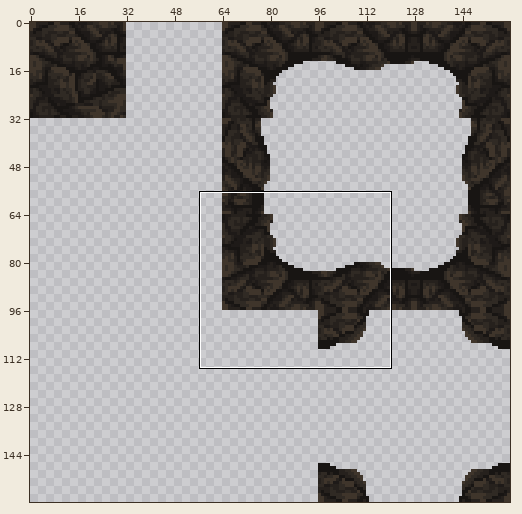
File history of a sprite sheet, Project/Shadow Blasters/Assets/Tilesets/Cave/cave background.png. Above: a wide view before the commit, with the close-up outlined.
Close-up. Earlier state:
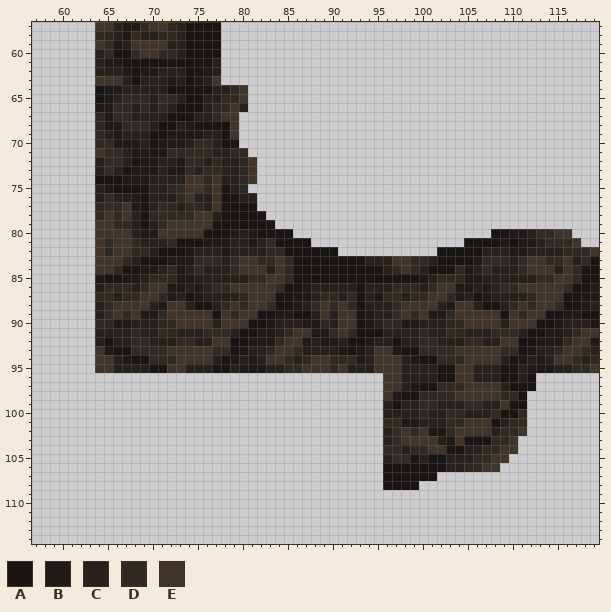
The file is 160x160 pixels. Colours within 5 levels of each other are drawn and written as one. Shown: x 57..119, y 57..114. The commit also changed other parts of the picture, which this record leaves out.
Palette (. is transparent): A #181513  B #1e1a18  C #26211d  D #302a24  E #3f352b
Pixels before (only the part around the change), first column x 57:
 57 .......EECBBDEEDCAAAA........................................
 58 .......DDCBDCCDDCAAAA........................................
 59 .......EDBCEEEECCAAAA........................................
 60 .......CDAADEEDDCAAAA........................................
 61 .......CBBAAAAAAAAAAC........................................
 62 .......CCCBABBCCCAABC........................................
 63 .......EEECACCCBCABCE........................................
 64 .......ABBCCCCCAAAAACCDE.....................................
 65 .......ABCDDDCDDCAACCDDE.....................................
 66 .......BBDDCDCDCAAACDDEC.....................................
 67 .......DBDDCCCCAAACCDEE......................................
 68 .......DBBDDDCAACBAAAAE......................................
 69 .......DCBCCCAABBBBCCAE......................................
 70 .......DDBBBCABBBCDDCAA......................................
 71 .......EDDCBBBBDDDDDCCDD.....................................
 72 .......CDDCABBCCBDDCDCCDE....................................
 73 .......CDCABBBCBBDCDDCCDE....................................
 74 .......AAABBBCCCCEEDECCDE....................................
 75 .......CBAAAACCDDEEDEACD.....................................
 76 .......CDCCBACCCDECCEAACC....................................
 77 .......DDDEBACDDCDDCEAAAA....................................
 78 .......DEDECADDDDDEECAAAAA...................................
 79 .......EEDDCACDEEEEEAAAAAAA..................................
 80 .......EEEECBBEEEEEAAABCBAAAA......................AABBCDDEE.
 81 .......EDEEDCCCDAAABBBCCBCDAAAA.................AAAABABBCDDDE
 82 .......EDEEDDCAAABCCCBCCCCDDAAAAAA...........AAAAACCCBBCCCCDD
 83 .......EEEDCAAABBBDDDCDEEDDEDAAAAAAAACCCEEDDCAAAABDDDCDEEDDEC
 84 .......EEDAABBCDBCDCCCDEEECEDAAAAAAAAAACDEDCAAADBCDCCCDEEECED
 85 .......BAABBCDDDBBCCCCCCDDEEDAAAAAAAAAAAAAABCDDDBBCCCCCCDDEED
 86 .......CDDDCDEEBBCBCDDEEEEEDAABCCCCCACCCDDDCDEEBBCBCDDEEEEEDA
 87 .......DDCDDEEDBCABCCCCDEEEAABBCDDCDACBDDCDDEEDBCABCCCCDEEEAA
 88 .......CDEEEECBEECAACDEDEEDAABCDEDEDACCCDEEEECBEECAACDEDEEDAA
 89 .......CDEDEBBDEEEEEAEDEEAABBAACECEEABCCDEDEBBDEEEEEAEDEEAABB
 90 .......DDBBCCCDDEEEECEEEAABCCCBBDCEEABCDDBBCCCDDEEEECEEEAABCC
 91 .......CCCCDCCDDCCCDDDCAABBCDEEBBDEDAAACCCCDCCDDCCCDDDCAABBCD
 92 .......CACCDDCCCDDCCEEAABBBDEEBCBBCAABCCACCDDCCCDDCCEEAABBBDE
 93 .......EBAADDDDEEEEEDDABCCDEEDCCCCBABCEEBAADDDDEEEEEDDABCCDEE
 94 .......EECBAADDDEEEECABCBCEEDCDEEDDDBCEEECBAADDDEEEECABCBCEED
 95 .......EECCCCAAEECCCAACBBBCCDDEEEDECCCEEECCCCAAEECCCAACBBBCCD
 96 .......................................EECCCCAAEECCCAACA.....
 97 .......................................EECBAADDDEEEECAAA.....
 98 .......................................EBAADDDDEEEEEDDA......
 99 .......................................CACCDDCCCDDCCEAA......
100 .......................................CCCCDCCDDCCCDAAD......
101 .......................................DDBBCCCDDEEEACDD......
102 .......................................CDEDEBBDEEEECDDE......
103 .......................................CDEEEECBEAAADDE.......
104 .......................................DDCDDEEAACCDDEE.......
105 .......................................CDDACAACCCDDEE........
106 .......................................AAAAAAACCDDEE.........
107 .......................................AAAAAA................
108 .......................................AAAA..................
109 .............................................................
110 .............................................................
111 .............................................................
112 .............................................................
113 .............................................................
114 .............................................................
Now the later version:
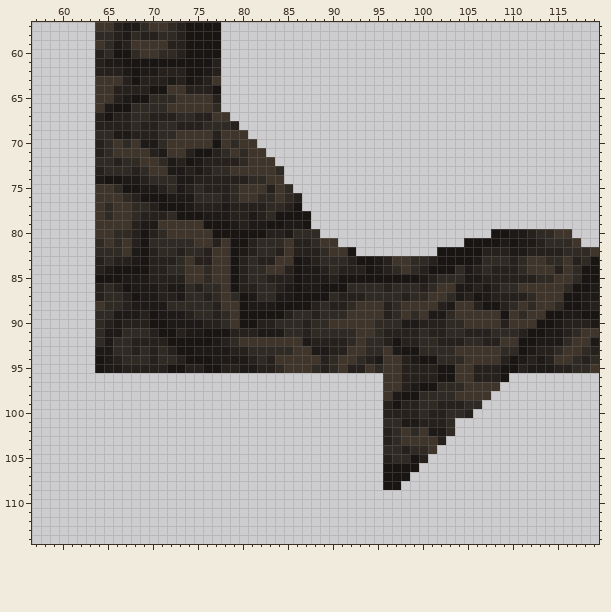
Diff:
Changed rows in their new state; - is an unchanged pixel.
first column x 64:
 64 EEC---AAEECCCA...--------------------------------
 65 EE-BAAD--EEEE-...--------------------------------
 66 E-AAD-D-EEEEE-...--------------------------------
 67 CACCDD--CDD--E-.---------------------------------
 68 CCCC-C-DD-CCDDDC---------------------------------
 69 -D-B--CDDEEEE-E-E--------------------------------
 70 C-EDEBBDEEEEEAEDEE-------------------------------
 71 C-EEEEC-EECAA-DE-EE------------------------------
 72 D-CDDEEDBCAB-C----EE-----------------------------
 73 --DDCDEE--CBC-DEE-EED----------------------------
 74 B----CDDDBBCCC--CDDEE----------------------------
 75 EED--BB--BCDCCCDEEECED---------------------------
 76 EEEDC-AABBBDDDCDEEDDEDC--------------------------
 77 E-E-DD-AAABC-CBCCCCDDCA--------------------------
 78 EDE-DCCC-AAABBBCCBCDAAAA-------------------------
 79 --EE-BBE----A--BCBB-ABBA-------------------------
 80 --DD-ACD----E--AAA-CCBDDD------------------------
 81 DED-CADD-DDEECEAACD-DECCDEE----------------------
 82 D-D-BA-DDCDD-EEAB-D-CECCCDEEA--------------------
 83 CDCCB-CCCDECCEEACDCC-E-BCDDDC-AB-----------------
 84 CBA--AC--DEEDEEACDDE-C-BBCDCCC-B-----------------
 85 A----BCCCCEEDEEA---CCC-BBBC----------------------
 86 --CABBBC--DCD-EACCDDCB--BAAADDDD-----------------
 87 C-DCABBCCBDD-DEDABDDBBAAAA--CCDD-----------------
 88 E-DCBBB-DDDDD-E-ABBB--AACDCC-EEE-----------------
 89 D-BBBCABBBCDDCDEAA--ACDD-DDD-EEE-----------------
 90 -C-C--AABBBBC-D-A-CCDDDCD-E--EED-----------------
 91 DBBD-D-AA-BBAAA-CC--B-DCDD-D-EED-----------------
 92 DBDDCC--AAAAABCDEEEEE----CC-DEDD-----------------
 93 B-DDC-C-CAABBBBCCDD-DDEEBB-CEEDD-----------------
 94 AB-DDDC--CAAABB-BCDC-EEE-C-EED-B-----------------
 95 ABB---CCAA--A-C---C-DEE-DC----ED-----------------
 96 ----------------------------------------------...
 97 ---------------------------------------------....
 98 --------------------------------------------....-
 99 -------------------------------------------.....-
100 ------------------------------------------......-
101 ----------------------------------------........-
102 ----------------------------------------........-
103 ---------------------------------------........--
104 --------------------------------------.........--
105 -------------------------------------.........---
106 ------------------------------------.........----
107 -----------------------------------...-----------
108 ----------------------------------..-------------
Pixel boxes of the changes (left, top, right, bottom) in both close-ups:
changed: (95, 85, 383, 373)
erased: (401, 373, 536, 490)
